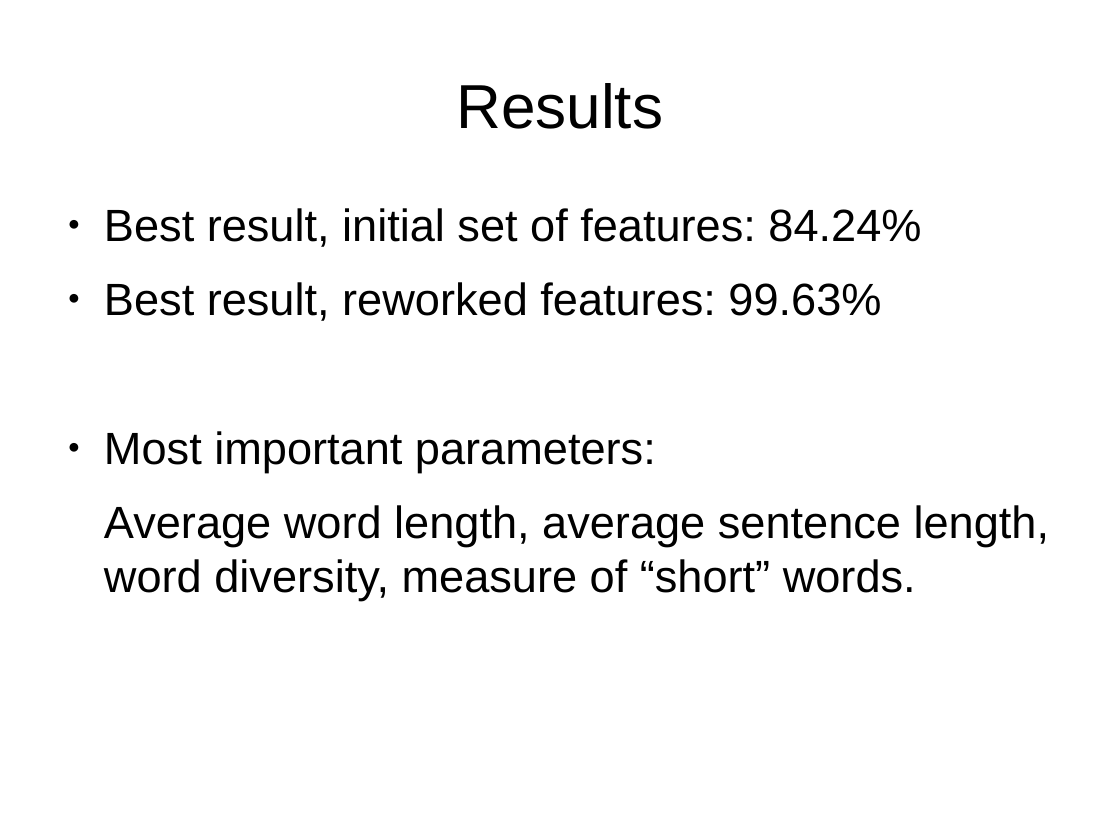
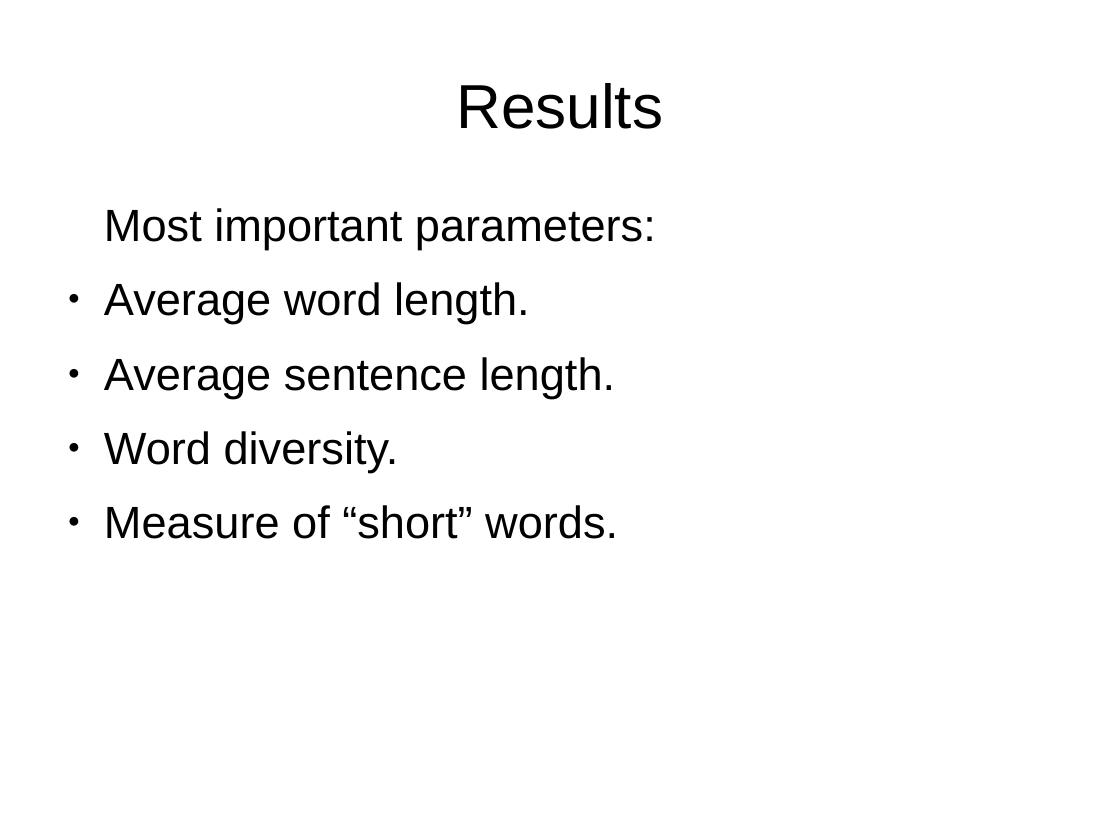
Before and after one commit to Sekvens/MachineLearning, a slide deck: slide 8 of project/presentation/presentation.odp (slide 6 before the commit). Drawn at 1120x840 pixels with LibreOffice and Linux fonts; fonts in the diff are those of the drawing. Boxes give left, top, right and bottom in pixels: in the first picture for what was removed or moved away, otherwise in the second. Text is boxed around its words. In the diff, an @@ line names an element or a change of style, - is before the commit and + after.

Commit message:
Added pictures to most slides. Broken some slides into two different slides. Small typograpy fixes and other things.

```diff
--- a/project/presentation/presentation.odp
+++ b/project/presentation/presentation.odp
@@ text at (104,208,921,321): paragraphs removed @@
-● Best result, initial set of features: 84.24%
-● Best result, reworked features: 99.63%
@@ text at (104,208,656,250): highlight #FFFFFF to none in "Most important parameters:"; bullet ● to none @@
@@ text at (104,282,618,539): text changed @@
-Average word length, average sentence length, word diversity, measure of “short” words.
+● Average word length.
+● Average sentence length.
+● Word diversity.
+● Measure of “short” words.
```
Also in this commit, not shown: 6 other slides changed, 4 slides added.
